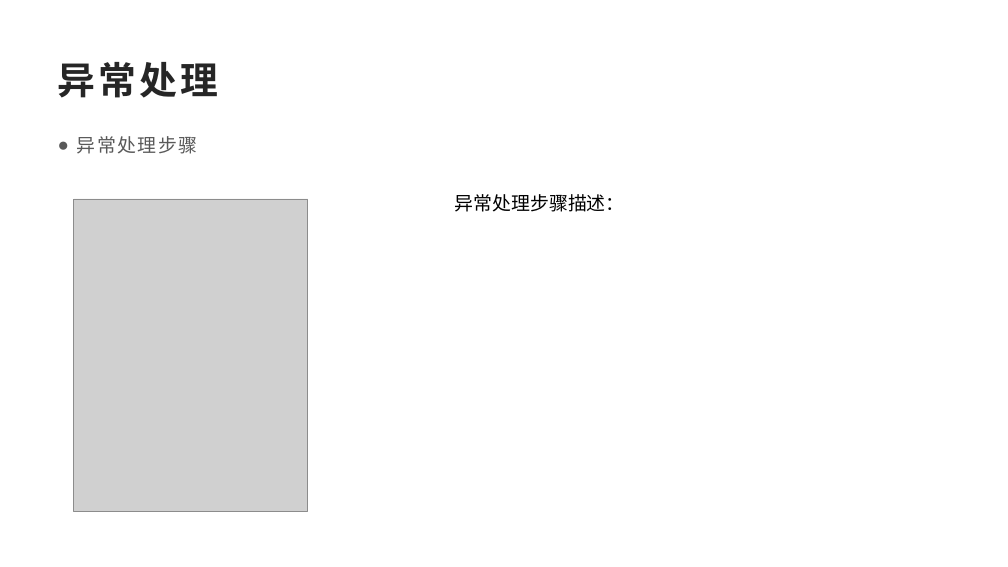
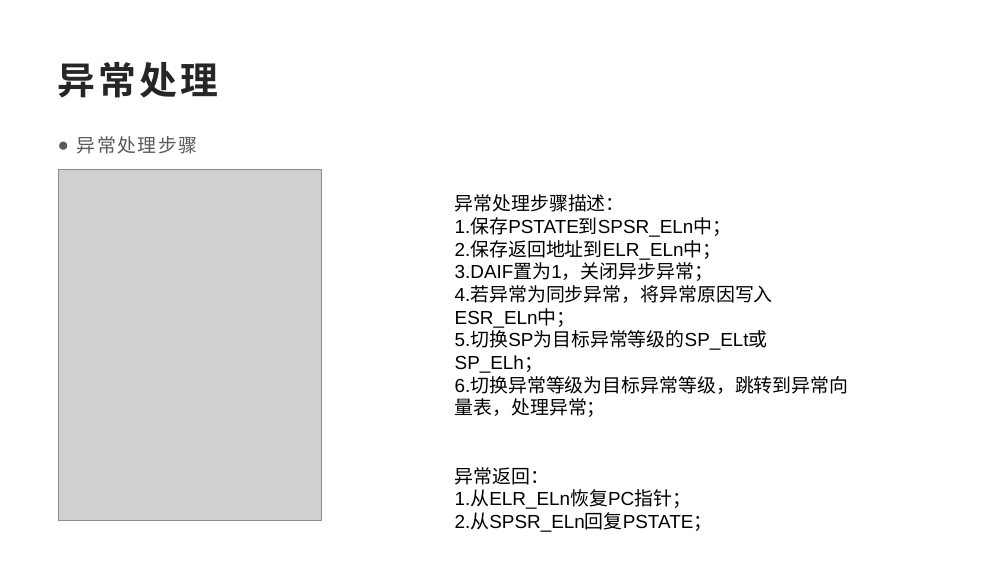
Before and after one commit to dongdongou/ARMv8-A-, a slide deck: slide 12 of ARMv8-A基础介绍.pptx. Drawn at 1008x567 pixels with LibreOffice and Linux fonts; fonts in the diff are those of the drawing; grey boxes stand for pictures. Boxes give left, top, right and bottom in pixels: in the first picture for what was removed or moved away, otherwise in the second. Text is boxed around its words. In the diff, an @@ line names an element or a change of style, - is before the commit and + after.

```diff
--- a/ARMv8-A基础介绍.pptx
+++ b/ARMv8-A基础介绍.pptx
@@ picture: place and size @@
-picture at (74,199,309,511)
+picture at (58,169,321,520)
@@ text at (455,218,849,532): paragraphs added @@
+1.保存PSTATE到SPSR_ELn中；
+2.保存返回地址到ELR_ELn中；
+3.DAIF置为1，关闭异步异常；
+4.若异常为同步异常，将异常原因写入ESR_ELn中；
+5.切换SP为目标异常等级的SP_ELt或SP_ELh；
+6.切换异常等级为目标异常等级，跳转到异常向量表，处理异常；
+异常返回：
+1.从ELR_ELn恢复PC指针；
+2.从SPSR_ELn回复PSTATE；
```
Also in this commit, not shown: 10 other slides changed, 2 slides added, 2 slides removed.
